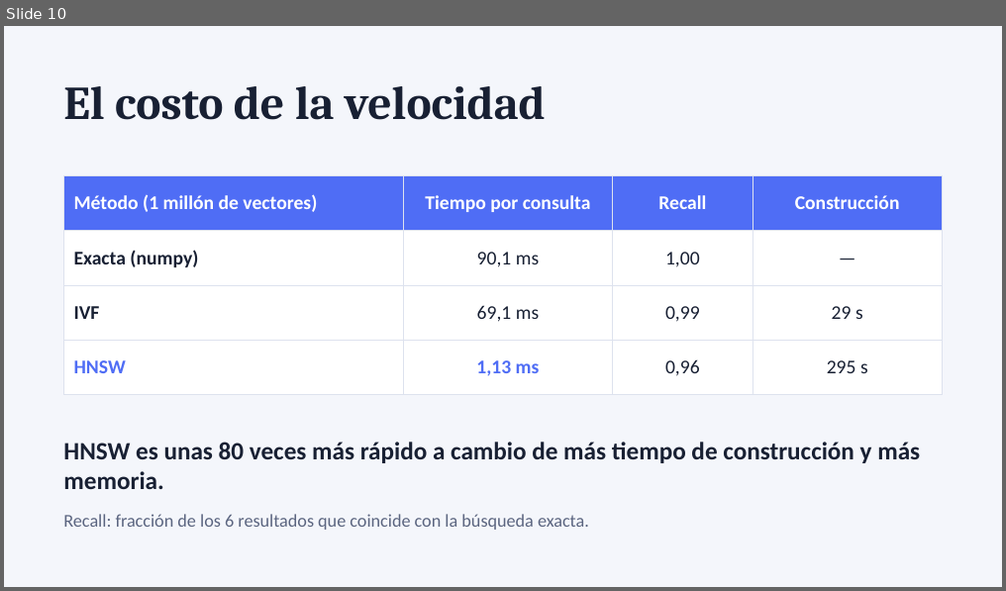
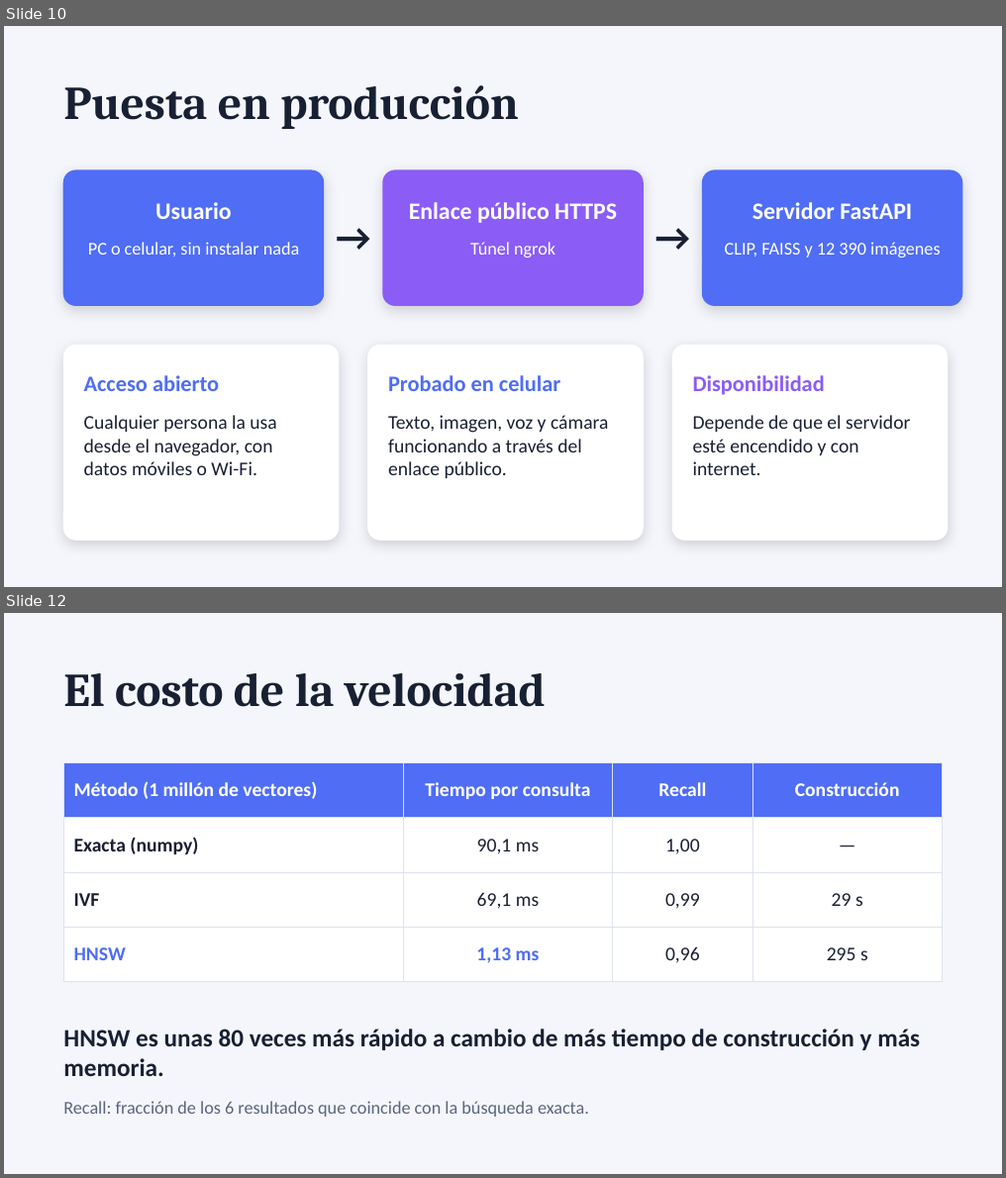
Before and after one commit to josemaames/PRESENTACI-N-FINAL---B-SQUEDA-MULTIMODAL-DE-IM-GENES, a slide deck: presentacion.pptx. Shown one above the other, each under a label of ours: slide 10 before the commit, slides 10 and 12 after it; the slides between them are not shown. The pictures are 1006x591 and 1006x1178 pixels, drawn with LibreOffice and Linux fonts; fonts in the diff are those of the drawing. Boxes give left, top, right and bottom in pixels: in the first picture for what was removed or moved away, otherwise in the second. Text is boxed around its words. In the diff, an @@ line names an element or a change of style, - is before the commit and + after.

```diff
--- a/presentacion.pptx
+++ b/presentacion.pptx
@@ slide 10 added at (4, 26, 1002, 587), background #F4F6FB @@
@@ text added at (63, 85, 518, 129), 34 pt, text #182033, bold @@
+Puesta en producción
@@ rounded rectangle added at (63, 171, 324, 305), fill #4F6DF5, outline #4F6DF5 1 pt @@
@@ rounded rectangle added at (383, 171, 643, 305), fill #8B5CF6, outline #8B5CF6 1 pt @@
@@ rounded rectangle added at (703, 171, 962, 305), fill #4F6DF5, outline #4F6DF5 1 pt @@
@@ text added at (155, 202, 232, 219), 17 pt, text #FFFFFF, bold @@
+Usuario
@@ text added at (409, 202, 617, 223), 17 pt, text #FFFFFF, bold @@
+Enlace público HTTPS
@@ text added at (752, 202, 912, 219), 17 pt, text #FFFFFF, bold @@
+Servidor FastAPI
@@ text added at (324, 205, 383, 266), 28 pt, text #182033, bold @@
+→
@@ text added at (643, 205, 703, 266), 28 pt, text #182033, bold @@
+→
@@ text added at (88, 242, 299, 257), 13 pt, text #FFFFFF @@
+PC o celular, sin instalar nada
@@ text added at (470, 242, 555, 258), 13 pt, text #FFFFFF @@
+Túnel ngrok
@@ text added at (725, 242, 941, 258), 13 pt, text #FFFFFF @@
+CLIP, FAISS y 12 390 imágenes
@@ rounded rectangle added at (63, 346, 339, 540), fill #FFFFFF, outline #FFFFFF 1 pt @@
@@ rounded rectangle added at (368, 346, 643, 540), fill #FFFFFF, outline #FFFFFF 1 pt @@
@@ rounded rectangle added at (672, 346, 947, 540), fill #FFFFFF, outline #FFFFFF 1 pt @@
@@ text added at (84, 375, 219, 391), 16 pt, text #4F6DF5, bold @@
+Acceso abierto
@@ text added at (388, 375, 560, 391), 16 pt, text #4F6DF5, bold @@
+Probado en celular
@@ text added at (693, 375, 825, 395), 16 pt, text #8B5CF6, bold @@
+Disponibilidad
@@ text added at (84, 415, 276, 475), 14 pt, text #182033 @@
+Cualquier persona la usa desde el navegador, con datos móviles o Wi-Fi.
@@ text added at (388, 415, 608, 478), 14 pt, text #182033 @@
+Texto, imagen, voz y cámara funcionando a través del enlace público.
@@ text added at (693, 415, 910, 475), 14 pt, text #182033 @@
+Depende de que el servidor esté encendido y con internet.
@@ what was slide 10 is now slide 12 @@
```
Also in this commit, not shown: 10 slides changed, 3 other slides added, 1 slide removed.
